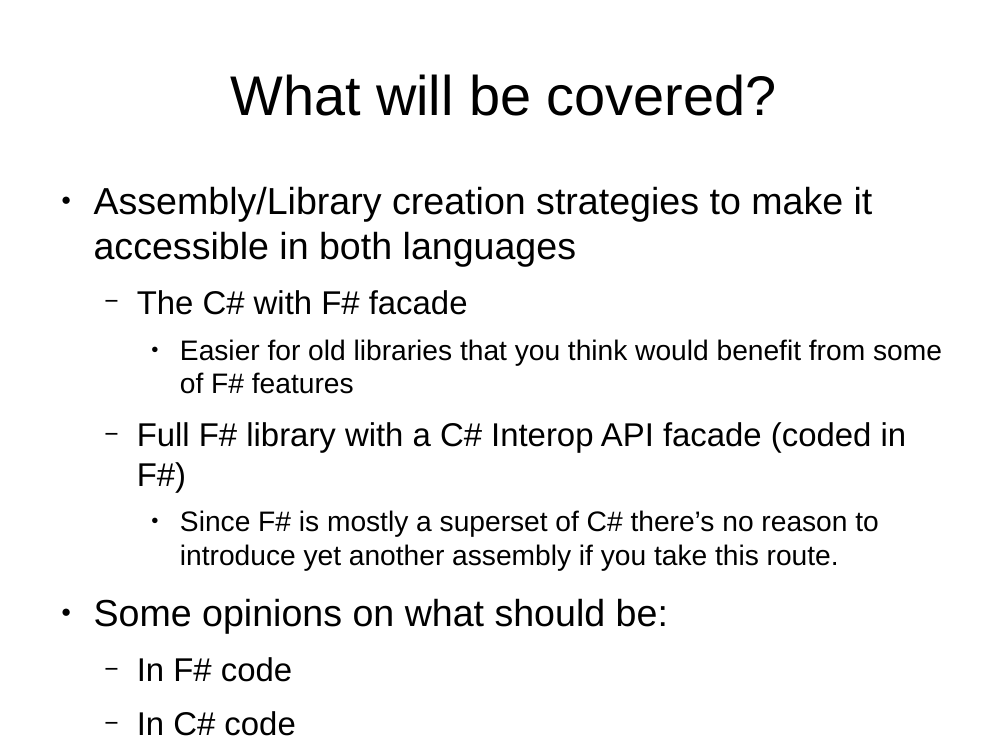
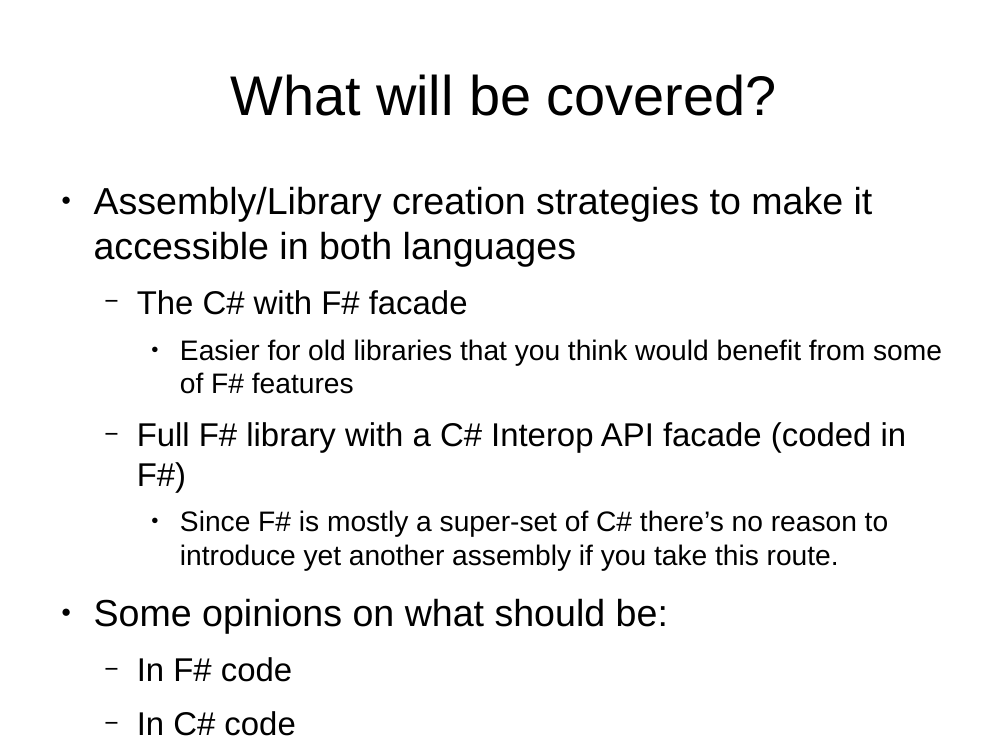
Before and after one commit to mvkara/InteropPresentation, a slide deck: slide 6 of slides/InteroperabilityPresentation.odp. Drawn at 1008x756 pixels with LibreOffice and Linux fonts; fonts in the diff are those of the drawing. Boxes give left, top, right and bottom in pixels: in the first picture for what was removed or moved away, otherwise in the second. Text is boxed around its words. In the diff, an @@ line names an element or a change of style, - is before the commit and + after.

```diff
--- a/slides/InteroperabilityPresentation.odp
+++ b/slides/InteroperabilityPresentation.odp
@@ text at (180,510,888,570): text changed @@
-    ● Since F# is mostly a superset of C# there’s no reason to introduce yet another assembly if you take this route.
+    ● Since F# is mostly a super-set of C# there’s no reason to introduce yet another assembly if you take this route.
```
Also in this commit, not shown: 5 other slides changed, 11 other files.
